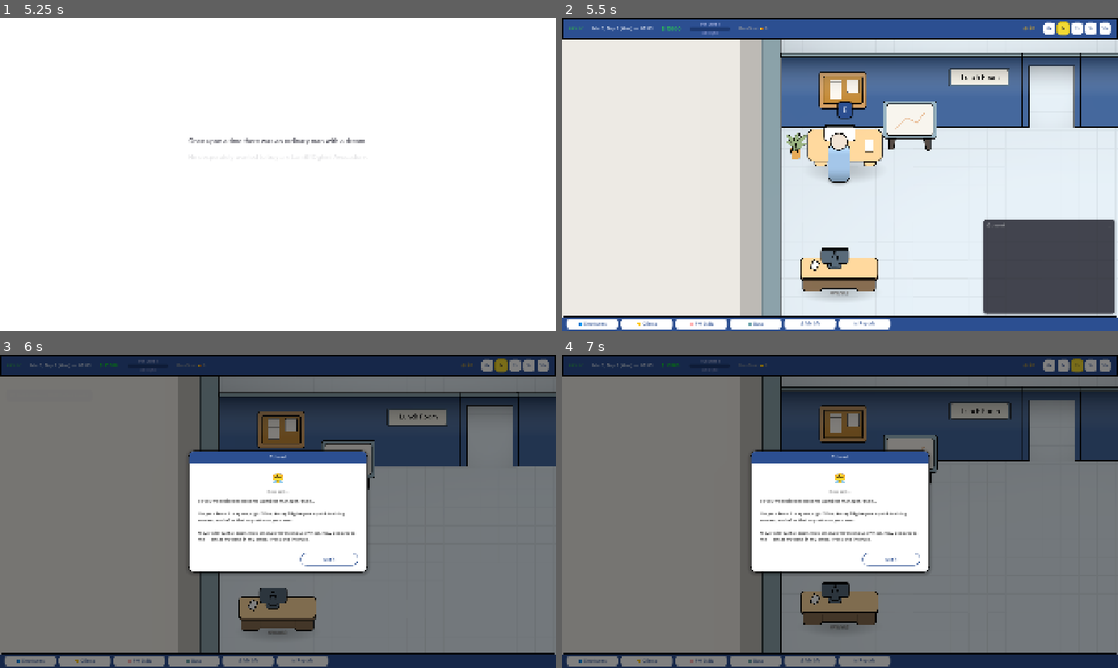
Above: before the commit, frames 1-4 (two rows, left to right).
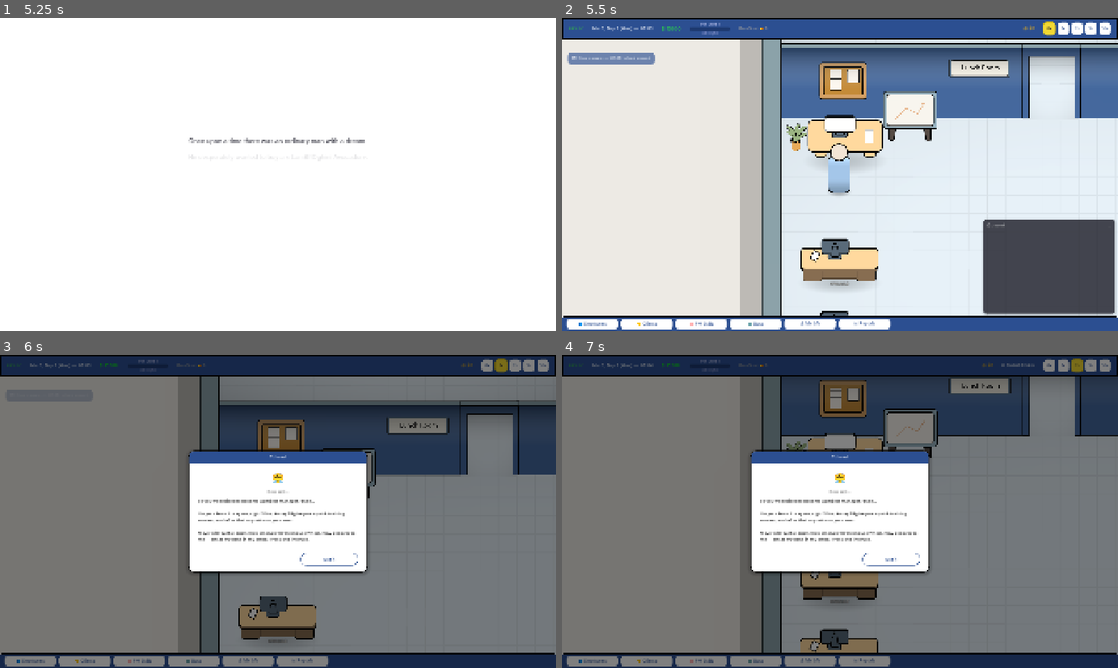
Above: after the commit, the same moments.

Repository: Esca69/project-manager-sim
Game: Godot game, scene res://Scenes/main_menu.tscn
Same seed, same stepped clock (60 frames per second), same inputs: the game is played once before the commit and once after it. Sound files missing from this copy of the repository are replaced by a short silence.
Inputs (mouse positions are in pixels of both pictures, inside the frame that each line leads up to):
- Up to frame 1 (5.25 s): click "🆕 New Game" at 0.5 s; click "🆕 New Game" at 1.25 s; click "▶" at 2 s; tap Enter at 2.75, 4.25 s; move the mouse to (400, 158) at 2.77 s; hold Right (ui_right) 2.78-3.53 s; tap E (interact) at 2.85 s; click (400, 158) at 2.92 s; tap Space at 3.5, 5 s; move the mouse to (166, 190) at 3.52 s; hold Down (ui_down) 3.53-4.28 s; tap Q (motivate) at 3.6 s; click (166, 190) at 3.67 s; move the mouse to (333, 105) at 4.27 s; hold Right (ui_right) 4.28-5.03 s; tap R (no_toilet) at 4.35 s; click (333, 105) at 4.42 s; move the mouse to (250, 237) at 5.02 s; hold Up (ui_up) from 5.03 s (still down); tap 4 (speed_10x) at 5.1 s; click (250, 237) at 5.17 s
- Up to frame 2 (5.5 s): keep holding Up (ui_up)
- Up to frame 3 (6 s): move the mouse to (444, 558) at 5.77 s; release Up (ui_up) at 5.78 s; hold Left (ui_left) from 5.78 s (still down); hold 1 (speed_1x) from 5.78 s (still down); click (444, 558) at 5.92 s
- Up to frame 4 (7 s): keep holding Left (ui_left); move the mouse to (673, 464) at 6.52 s; release 1 (speed_1x) at 6.53 s; tap 2 (speed_2x) at 6.6 s; click (673, 464) at 6.67 s

Frame 1 is identical in both runs. In frame 2, 13% of the frame differs, in the area x 0-100%, y 1-96%; in frame 3, 6.7%; in frame 4, 12%.

Commit message:
feat: Implement Playtest Cap System with countdown label and end screen
Agent-Logs-Url: https://github.com/Esca69/project-manager-sim/sessions/24fa3654-efb5-47c4-b996-c3c7bcb9598a

Co-authored-by: Esca69 <259692183+Esca69@users.noreply.github.com>

Diff:
--- a/Localization/translations.csv
+++ b/Localization/translations.csv
@@ -1199,3 +1199,9 @@
 BOSS_PANEL_OBJ_FAILED,❌ Не выполнено,❌ Not completed
 BOSS_PANEL_QUEST_TRUST_TOTAL,Итого доверие за месяц: %+d 🤝,Total trust for month: %+d 🤝
 BOSS_PANEL_NO_QUEST_HISTORY,Нет данных за этот месяц,No data for this month
+PLAYTEST_DAYS_LEFT,🎮 Плейтест: %d дн.,🎮 Playtest: %d days
+PLAYTEST_END_TITLE,Плейтест завершён!,Playtest Complete!
+PLAYTEST_END_TEXT,"Спасибо за участие в плейтесте! Ваше мнение очень важно для нас.\n\nПожалуйста, оставьте обратную связь и добавьте игру в список желаемого в Steam!","Thank you for playing the Playtest! Your feedback means a lot to us.\n\nPlease leave your feedback and add the game to your Steam Wishlist!"
+PLAYTEST_BTN_FEEDBACK,Фидбек,Feedback
+PLAYTEST_BTN_WISHLIST,Вишлист,Wishlist
+PLAYTEST_BTN_MAIN_MENU,Главное меню,Main Menu
--- a/Scripts/hud.gd
+++ b/Scripts/hud.gd
@@ -77,6 +77,12 @@
 
 # === GAME OVER ===
 var _game_over_screen: Control
+
+# === PLAYTEST CAP ===
+const PLAYTEST_LAST_DAY = 90  # last playable day (end of month 3)
+var _playtest_label: Label
+var _playtest_label_tween: Tween
+var _playtest_end_screen: Control
 
 # === EVENT SYSTEM: Попап ивентов ===
 var _event_popup: Control
@@ -247,6 +253,14 @@
 
 	# === REPORTS: Создаём панель отчётов ===
 	_build_reports_panel()
+
+	# === PLAYTEST CAP: Счётчик дней и экран завершения ===
+	_build_playtest_label()
+	_build_playtest_end_screen()
+
+	# Защита от загрузки сейва за пределами плейтеста
+	if GameTime.day >= 91:
+		call_deferred("_show_playtest_end")
 
 # >>> ДОБАВЛЕНО: Функция для обновления FPS каждый кадр
 func _process(_delta):
@@ -731,6 +745,9 @@
 	if TutorialManager.is_active() and TutorialManager.current_step == TutorialManager.Step.STEP_10_END_DAY:
 		if GameTime.hour >= 18 and not end_day_button.visible:
 			end_day_button.visible = true
+
+	# === PLAYTEST CAP: Обновляем счётчик оставшихся дней ===
+	_update_playtest_label()
 
 func update_balance_ui(amount):
 	balance_label.text = tr("HUD_BALANCE") % amount
@@ -960,6 +977,10 @@
 	end_day_button.visible = false
 
 func _on_new_day(_day_number):
+	# === PLAYTEST CAP: Завершаем на день 91 (Месяц 4, День 1) ===
+	if _day_number >= 91:
+		_show_playtest_end()
+		return
 	end_day_button.visible = false
 
 func _on_night_skip_started():
@@ -1170,3 +1191,71 @@
 			UITheme.fade_out(_free_camera_hint, 0.3)
 		else:
 			_free_camera_hint.visible = false
+
+# === PLAYTEST CAP: Счётчик оставшихся дней ===
+
+func _build_playtest_label():
+	var hbox_container = get_node_or_null("TopBar/MarginContainer/HBoxContainer")
+	if hbox_container == null:
+		return
+	_playtest_label = Label.new()
+	_playtest_label.add_theme_color_override("font_color", Color.WHITE)
+	_playtest_label.add_theme_font_size_override("font_size", 12)
+	if UITheme:
+		UITheme.apply_font(_playtest_label, "semibold")
+	_playtest_label.vertical_alignment = VERTICAL_ALIGNMENT_CENTER
+	_playtest_label.visible = false
+
+	var speed_controls = hbox_container.get_node_or_null("SpeedControls")
+	if speed_controls:
+		var idx = speed_controls.get_index()
+		hbox_container.add_child(_playtest_label)
+		hbox_container.move_child(_playtest_label, idx)
+	else:
+		hbox_container.add_child(_playtest_label)
+
+func _update_playtest_label():
+	if _playtest_label == null:
+		return
+	if GameTime.day == 0 or GameTime.day > PLAYTEST_LAST_DAY:
+		_playtest_label.visible = false
+		return
+	_playtest_label.visible = true
+	var days_left = max(0, PLAYTEST_LAST_DAY - GameTime.day)
+	_playtest_label.text = tr("PLAYTEST_DAYS_LEFT") % days_left
+
+	if days_left <= 3:
+		_playtest_label.add_theme_color_override("font_color", Color(1.0, 0.3, 0.3))
+		if _playtest_label_tween == null or not _playtest_label_tween.is_running():
+			_start_playtest_pulse()
+	elif days_left <= 7:
+		_playtest_label.add_theme_color_override("font_color", Color(1.0, 0.6, 0.2))
+		if _playtest_label_tween == null or not _playtest_label_tween.is_running():
+			_start_playtest_pulse()
+	else:
+		_playtest_label.add_theme_color_override("font_color", Color.WHITE)
+		if _playtest_label_tween:
+			_playtest_label_tween.kill()
+			_playtest_label_tween = null
+		_playtest_label.modulate.a = 1.0
+
+func _start_playtest_pulse():
+	if _playtest_label_tween:
+		_playtest_label_tween.kill()
+	_playtest_label_tween = create_tween()
+	_playtest_label_tween.set_loops()
+	_playtest_label_tween.tween_property(_playtest_label, "modulate:a", 0.55, 0.7).set_ease(Tween.EASE_IN_OUT).set_trans(Tween.TRANS_SINE)
+	_playtest_label_tween.tween_property(_playtest_label, "modulate:a", 1.0, 0.7).set_ease(Tween.EASE_IN_OUT).set_trans(Tween.TRANS_SINE)
+
+func _build_playtest_end_screen():
+	var script = load("res://Scripts/playtest_end_screen.gd")
+	_playtest_end_screen = Control.new()
+	_playtest_end_screen.set_script(script)
+	_playtest_end_screen.set_anchors_preset(Control.PRESET_FULL_RECT)
+	_playtest_end_screen.process_mode = Node.PROCESS_MODE_ALWAYS
+	_playtest_end_screen.visible = false
+	add_child(_playtest_end_screen)
+
+func _show_playtest_end():
+	if _playtest_end_screen:
+		_playtest_end_screen.visible = true
--- /dev/null
+++ b/Scripts/playtest_end_screen.gd
@@ -0,0 +1,259 @@
+extends Control
+
+# ===================================================
+# === PLAYTEST END SCREEN ===========================
+# ===================================================
+# Shows a "Thank you for playtesting!" card over the game.
+# Style matches game_over_screen.gd.
+
+const COLOR_PRIMARY = Color(0.17254902, 0.30980393, 0.5686275, 1)
+const COLOR_ACCENT  = Color(0.18, 0.72, 0.35, 1)
+const COLOR_ACCENT_HOVER = Color(0.22, 0.82, 0.42, 1)
+const COLOR_WHITE   = Color(1, 1, 1, 1)
+const COLOR_GRAY    = Color(0.5, 0.5, 0.5, 1)
+const COLOR_DARK    = Color(0.2, 0.2, 0.2, 1)
+const COLOR_BORDER  = Color(0, 0, 0, 1)
+
+const FEEDBACK_URL = "https://docs.google.com/forms/d/e/1FAIpQLSc0JJVKE4665icJ70x1Ja4zuT2KmqCOHURLNbHD2nMHHXE98A/viewform?usp=dialog"
+const WISHLIST_URL = "https://store.steampowered.com/app/4454610/Project_manager_SIM/"
+
+var _overlay: ColorRect
+var _card_window: PanelContainer
+var _btn_wishlist: Button
+var _wishlist_tween: Tween
+
+func _ready():
+	process_mode = Node.PROCESS_MODE_ALWAYS
+	set_anchors_preset(Control.PRESET_FULL_RECT)
+	mouse_filter = Control.MOUSE_FILTER_IGNORE
+	z_index = 100
+
+	_build_ui()
+
+	GameTime.set_paused(true)
+
+	if UITheme:
+		UITheme.fade_in(_card_window, 0.25)
+
+func _build_ui():
+	# Dark overlay
+	_overlay = ColorRect.new()
+	_overlay.color = Color(0, 0, 0, 0.5)
+	_overlay.set_anchors_preset(Control.PRESET_FULL_RECT)
+	_overlay.mouse_filter = Control.MOUSE_FILTER_STOP
+	add_child(_overlay)
+
+	# Card: 650×480, centered
+	_card_window = PanelContainer.new()
+	_card_window.custom_minimum_size = Vector2(650, 480)
+	_card_window.set_anchors_preset(Control.PRESET_CENTER)
+	_card_window.offset_left = -325
+	_card_window.offset_top = -240
+	_card_window.offset_right = 325
+	_card_window.offset_bottom = 240
+	_card_window.grow_horizontal = Control.GROW_DIRECTION_BOTH
+	_card_window.grow_vertical = Control.GROW_DIRECTION_BOTH
+
+	var card_style = StyleBoxFlat.new()
+	card_style.bg_color = COLOR_WHITE
+	card_style.border_width_left = 3
+	card_style.border_width_top = 3
+	card_style.border_width_right = 3
+	card_style.border_width_bottom = 3
+	card_style.border_color = COLOR_BORDER
+	card_style.corner_radius_top_left = 22
+	card_style.corner_radius_top_right = 22
+	card_style.corner_radius_bottom_right = 20
+	card_style.corner_radius_bottom_left = 20
+	if UITheme:
+		UITheme.apply_shadow(card_style, false)
+	_card_window.add_theme_stylebox_override("panel", card_style)
+	add_child(_card_window)
+
+	var main_vbox = VBoxContainer.new()
+	main_vbox.add_theme_constant_override("separation", 0)
+	_card_window.add_child(main_vbox)
+
+	# Header (blue / COLOR_PRIMARY)
+	var header = Panel.new()
+	header.custom_minimum_size = Vector2(0, 40)
+	var header_style = StyleBoxFlat.new()
+	header_style.bg_color = COLOR_PRIMARY
+	header_style.corner_radius_top_left = 20
+	header_style.corner_radius_top_right = 20
+	header.add_theme_stylebox_override("panel", header_style)
+	main_vbox.add_child(header)
+
+	var title_lbl = Label.new()
+	title_lbl.text = tr("PLAYTEST_END_TITLE")
+	title_lbl.set_anchors_preset(Control.PRESET_CENTER)
+	title_lbl.grow_horizontal = Control.GROW_DIRECTION_BOTH
+	title_lbl.grow_vertical = Control.GROW_DIRECTION_BOTH
+	title_lbl.offset_left = -200
+	title_lbl.offset_top = -11.5
+	title_lbl.offset_right = 200
+	title_lbl.offset_bottom = 11.5
+	title_lbl.horizontal_alignment = HORIZONTAL_ALIGNMENT_CENTER
+	title_lbl.add_theme_color_override("font_color", COLOR_WHITE)
+	title_lbl.add_theme_font_size_override("font_size", 16)
+	if UITheme:
+		UITheme.apply_font(title_lbl, "bold")
+	header.add_child(title_lbl)
+
+	# Content area
+	var content_margin = MarginContainer.new()
+	content_margin.size_flags_vertical = Control.SIZE_EXPAND_FILL
+	content_margin.add_theme_constant_override("margin_left", 30)
+	content_margin.add_theme_constant_override("margin_top", 20)
+	content_margin.add_theme_constant_override("margin_right", 30)
+	content_margin.add_theme_constant_override("margin_bottom", 10)
+	main_vbox.add_child(content_margin)
+
+	var content_vbox = VBoxContainer.new()
+	content_vbox.add_theme_constant_override("separation", 12)
+	content_margin.add_child(content_vbox)
+
+	# Big emoji
+	var emoji_lbl = Label.new()
+	emoji_lbl.text = "🎉"
+	emoji_lbl.add_theme_font_size_override("font_size", 48)
+	emoji_lbl.horizontal_alignment = HORIZONTAL_ALIGNMENT_CENTER
+	content_vbox.add_child(emoji_lbl)
+
+	# Thank you text
+	var thank_you = RichTextLabel.new()
+	thank_you.bbcode_enabled = false
+	thank_you.fit_content = true
+	thank_you.scroll_active = false
+	thank_you.size_flags_vertical = Control.SIZE_EXPAND_FILL
+	thank_you.size_flags_horizontal = Control.SIZE_EXPAND_FILL
+	thank_you.add_theme_color_override("default_color", COLOR_DARK)
+	thank_you.add_theme_font_size_override("normal_font_size", 15)
+	thank_you.text = tr("PLAYTEST_END_TEXT")
+	if UITheme:
+		UITheme.apply_font(thank_you, "regular")
+	content_vbox.add_child(thank_you)
+
+	# Bottom button area
+	var bottom_margin = MarginContainer.new()
+	bottom_margin.add_theme_constant_override("margin_left", 30)
+	bottom_margin.add_theme_constant_override("margin_right", 30)
+	bottom_margin.add_theme_constant_override("margin_bottom", 20)
+	bottom_margin.add_theme_constant_override("margin_top", 5)
+	main_vbox.add_child(bottom_margin)
+
+	var bottom_hbox = HBoxContainer.new()
+	bottom_hbox.add_theme_constant_override("separation", 10)
+	bottom_hbox.alignment = BoxContainer.ALIGNMENT_CENTER
+	bottom_margin.add_child(bottom_hbox)
+
+	# Button 1: Feedback (outline, COLOR_PRIMARY)
+	var btn_feedback = _make_button_outline(
+		"📝 " + tr("PLAYTEST_BTN_FEEDBACK"),
+		COLOR_PRIMARY
+	)
+	btn_feedback.pressed.connect(func(): OS.shell_open(FEEDBACK_URL))
+	bottom_hbox.add_child(btn_feedback)
+
+	# Button 2: Wishlist (filled green, prominent, with pulse)
+	_btn_wishlist = _make_button_filled(
+		"⭐ " + tr("PLAYTEST_BTN_WISHLIST"),
+		COLOR_ACCENT,
+		COLOR_ACCENT_HOVER
+	)
+	_btn_wishlist.pressed.connect(func(): OS.shell_open(WISHLIST_URL))
+	bottom_hbox.add_child(_btn_wishlist)
+	_start_wishlist_pulse()
+
+	# Button 3: Main Menu (outline, gray)
+	var btn_main_menu = _make_button_outline(
+		"🏠 " + tr("PLAYTEST_BTN_MAIN_MENU"),
+		COLOR_GRAY
+	)
+	btn_main_menu.pressed.connect(_on_main_menu_pressed)
+	bottom_hbox.add_child(btn_main_menu)
+
+func _start_wishlist_pulse():
+	if _wishlist_tween:
+		_wishlist_tween.kill()
+	_wishlist_tween = create_tween()
+	_wishlist_tween.set_loops()
+	_wishlist_tween.tween_property(_btn_wishlist, "modulate:a", 0.65, 0.9).set_ease(Tween.EASE_IN_OUT).set_trans(Tween.TRANS_SINE)
+	_wishlist_tween.tween_property(_btn_wishlist, "modulate:a", 1.0, 0.9).set_ease(Tween.EASE_IN_OUT).set_trans(Tween.TRANS_SINE)
+
+func _make_button_outline(btn_text: String, accent: Color) -> Button:
+	var btn = Button.new()
+	btn.text = btn_text
+	btn.custom_minimum_size = Vector2(180, 44)
+	btn.focus_mode = Control.FOCUS_NONE
+
+	var style_n = StyleBoxFlat.new()
+	style_n.bg_color = COLOR_WHITE
+	style_n.border_width_left = 2
+	style_n.border_width_top = 2
+	style_n.border_width_right = 2
+	style_n.border_width_bottom = 2
+	style_n.border_color = accent
+	style_n.corner_radius_top_left = 20
+	style_n.corner_radius_top_right = 20
+	style_n.corner_radius_bottom_right = 20
+	style_n.corner_radius_bottom_left = 20
+
+	var style_h = style_n.duplicate()
+	style_h.bg_color = accent
+	style_h.border_color = accent
+
+	var style_p = style_n.duplicate()
+	style_p.bg_color = accent.darkened(0.1)
+	style_p.border_color = accent.darkened(0.1)
+
+	btn.add_theme_stylebox_override("normal", style_n)
+	btn.add_theme_stylebox_override("hover", style_h)
+	btn.add_theme_stylebox_override("pressed", style_p)
+	btn.add_theme_color_override("font_color", accent)
+	btn.add_theme_color_override("font_hover_color", COLOR_WHITE)
+	btn.add_theme_color_override("font_pressed_color", COLOR_WHITE)
+	btn.add_theme_font_size_override("font_size", 15)
+	if UITheme:
+		UITheme.apply_font(btn, "semibold")
+	return btn
+
+func _make_button_filled(btn_text: String, bg_color: Color, hover_color: Color) -> Button:
+	var btn = Button.new()
+	btn.text = btn_text
+	btn.custom_minimum_size = Vector2(180, 44)
+	btn.focus_mode = Control.FOCUS_NONE
+
+	var style_n = StyleBoxFlat.new()
+	style_n.bg_color = bg_color
+	style_n.corner_radius_top_left = 20
+	style_n.corner_radius_top_right = 20
+	style_n.corner_radius_bottom_right = 20
+	style_n.corner_radius_bottom_left = 20
+	style_n.shadow_color = Color(bg_color.r, bg_color.g, bg_color.b, 0.3)
+	style_n.shadow_size = 5
+	style_n.shadow_offset = Vector2(0, 3)
+
+	var style_h = style_n.duplicate()
+	style_h.bg_color = hover_color
+	style_h.shadow_size = 8
+
+	var style_p = style_n.duplicate()
+	style_p.bg_color = bg_color.darkened(0.15)
+	style_p.shadow_size = 2
+
+	btn.add_theme_stylebox_override("normal", style_n)
+	btn.add_theme_stylebox_override("hover", style_h)
+	btn.add_theme_stylebox_override("pressed", style_p)
+	btn.add_theme_color_override("font_color", COLOR_WHITE)
+	btn.add_theme_color_override("font_hover_color", COLOR_WHITE)
+	btn.add_theme_color_override("font_pressed_color", COLOR_WHITE)
+	btn.add_theme_font_size_override("font_size", 15)
+	if UITheme:
+		UITheme.apply_font(btn, "semibold")
+	return btn
+
+func _on_main_menu_pressed():
+	Engine.time_scale = 1.0
+	GameTime.set_paused(false)
+	get_tree().change_scene_to_file("res://Scenes/main_menu.tscn")
